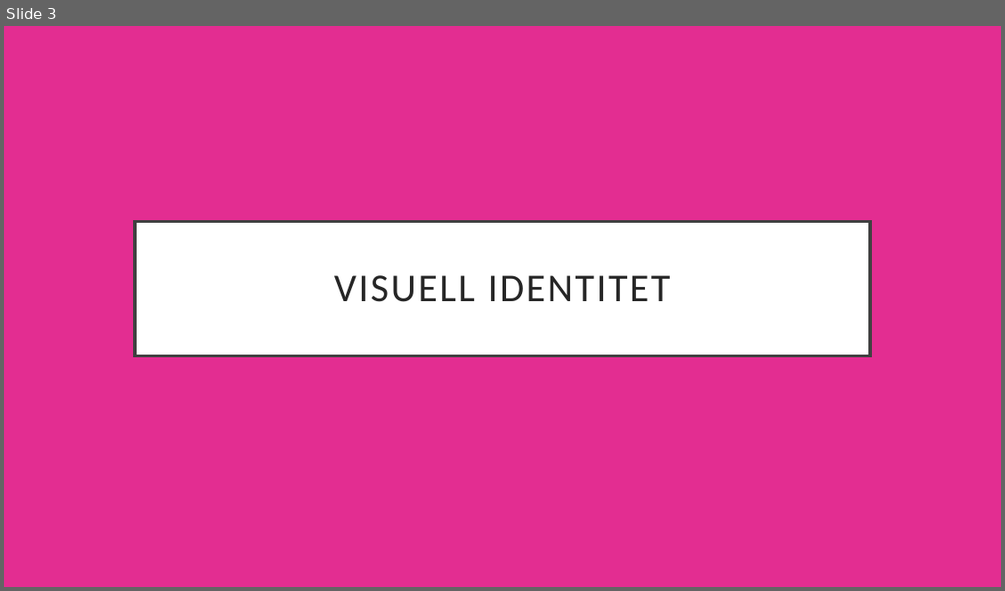
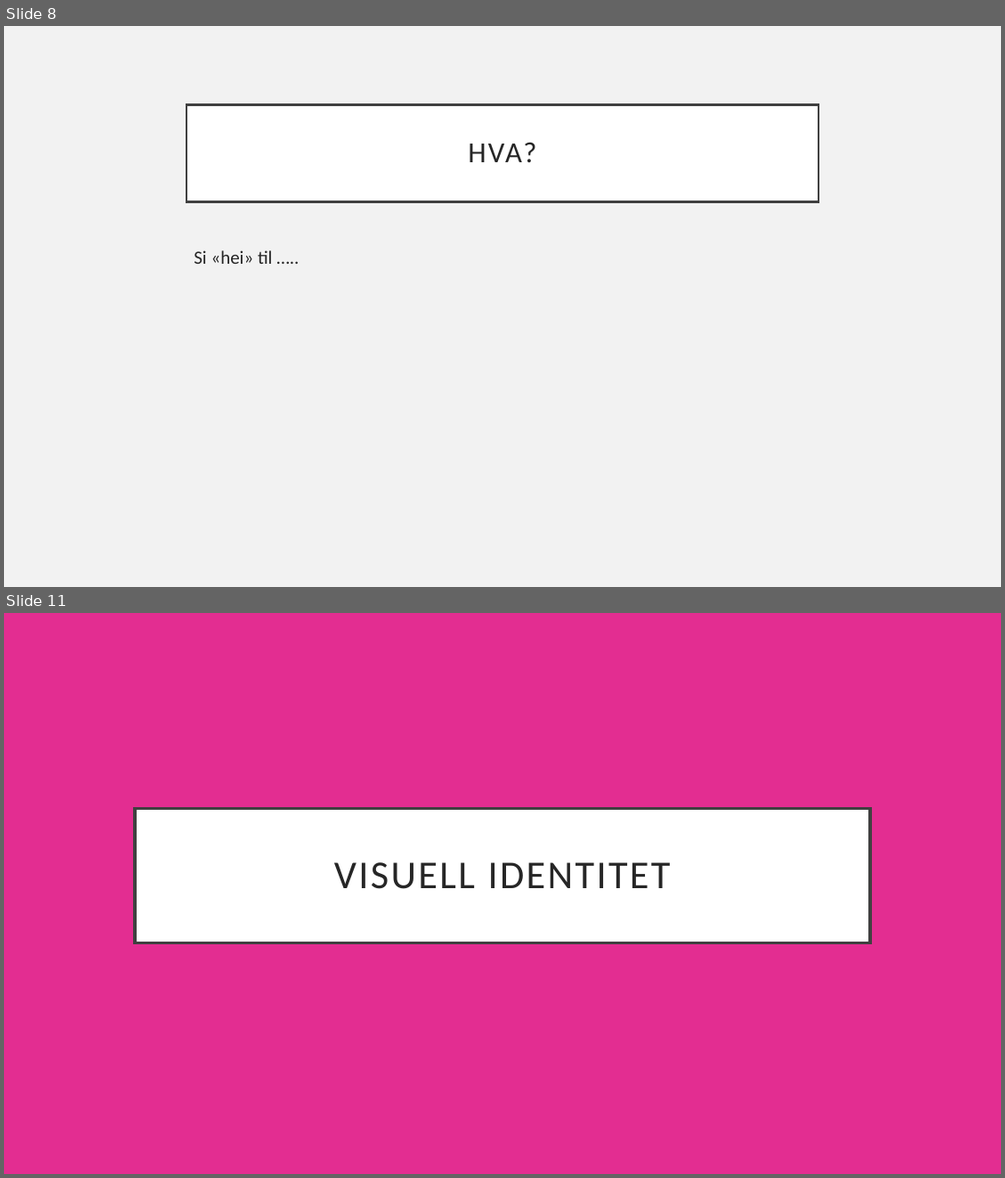
Before and after one commit to knowit/fant, a slide deck: doc/konsept/Fant-.pptx. Shown one above the other, each under a label of ours: slide 3 before the commit, slides 8 and 11 after it; the slides between them are not shown. The pictures are 1005x591 and 1005x1178 pixels, drawn with LibreOffice and Linux fonts; fonts in the diff are those of the drawing. Boxes give left, top, right and bottom in pixels: in the first picture for what was removed or moved away, otherwise in the second. Text is boxed around its words. In the diff, an @@ line names an element or a change of style, - is before the commit and + after.

```diff
--- a/doc/konsept/Fant-.pptx
+++ b/doc/konsept/Fant-.pptx
@@ slide 8 added at [4, 26, 1001, 587], background #F2F2F2 @@
@@ title added at [186, 104, 818, 201], fill #FFFFFF, outline #404040 2.5 pt, 28 pt, text #262626 @@
+HVA?
@@ text added at [194, 250, 273, 264], 18 pt, text #262626 @@
+Si «hei» til …..
@@ what was slide 3 is now slide 11 @@
```
Also in this commit, not shown: 2 slides changed, 7 other slides added.
